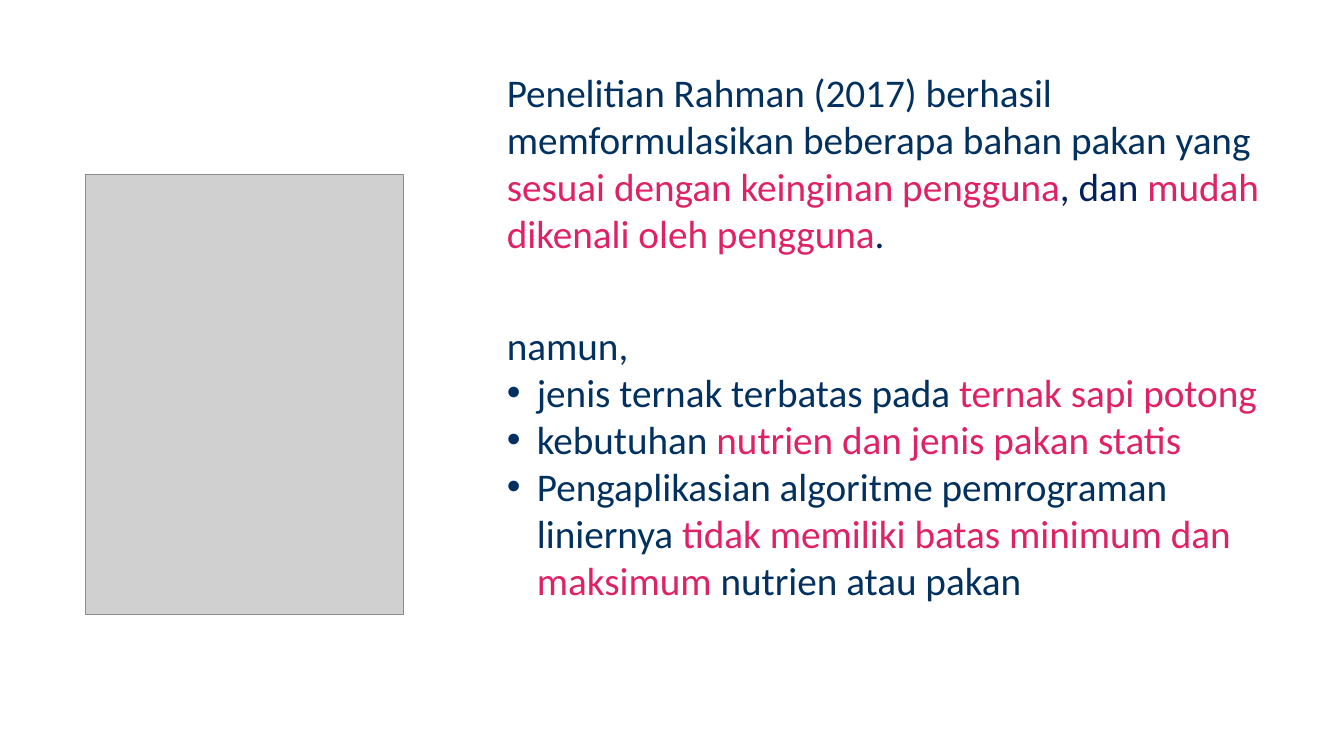
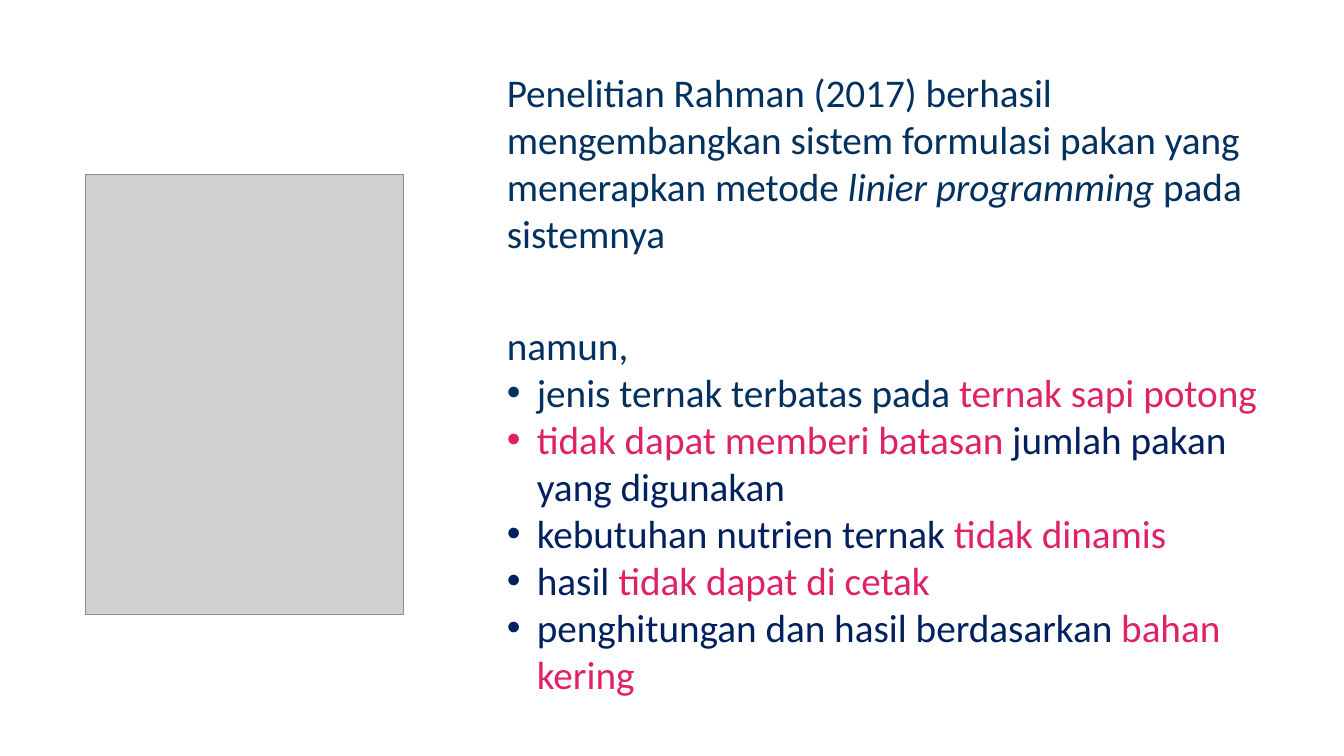
Before and after one commit to alinnural/skripsi, a slide deck: slide 9 of PENULISAN/Kolokium/Kolokium_G64154068_040917.pptx. Drawn at 1344x756 pixels with LibreOffice and Linux fonts; fonts in the diff are those of the drawing; grey boxes stand for pictures. Boxes give left, top, right and bottom in pixels: in the first picture for what was removed or moved away, otherwise in the second. Text is boxed around its words. In the diff, an @@ line names an element or a change of style, - is before the commit and + after.

```diff
--- a/PENULISAN/Kolokium/Kolokium_G64154068_040917.pptx
+++ b/PENULISAN/Kolokium/Kolokium_G64154068_040917.pptx
@@ text at [507, 78, 1242, 255]: text changed @@
-Penelitian Rahman (2017) berhasil memformulasikan beberapa bahan pakan yang sesuai dengan keinginan pengguna, dan mudah dikenali oleh pengguna.
+Penelitian Rahman (2017) berhasil mengembangkan sistem formulasi pakan yang menerapkan metode linier programming pada sistemnya
@@ text at [537, 426, 1227, 696]: text changed; text colour #023160 to #002060 @@
-• kebutuhan nutrien dan jenis pakan statis
-• Pengaplikasian algoritme pemrograman liniernya tidak memiliki batas minimum dan maksimum nutrien atau pakan
+• tidak dapat memberi batasan jumlah pakan yang digunakan
+• kebutuhan nutrien ternak tidak dinamis
+• hasil tidak dapat di cetak
+• penghitungan dan hasil berdasarkan bahan kering
```
Also in this commit, not shown: 6 other slides changed, 11 slides added, 2 slides removed, 2 other files.
